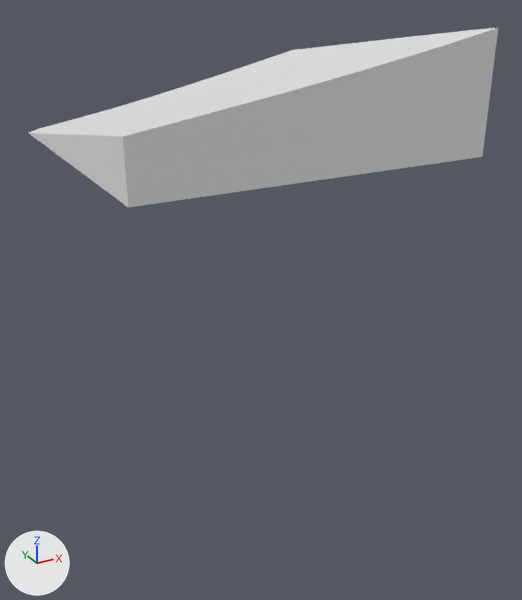
The glTF model assets/terrain/surface_pieces/surf_8_23.glb, before and after one commit.
The view is the same before and after, from a 50 mm camera at (-72.32, -17.1, -27.84) aimed at (-67.3, -7.97, -32.41). The axes (+X, +Y, +Z) are drawn at lower left. The lights are the same throughout. The picture after the commit comes second. Where no turn or scale is listed for an object, it has been applied to the vertices.

The scene before the commit, as lines of its bpy script (objects in view):
```python
me_geometry_0 = bpy.data.meshes.new('geometry_0')
me_geometry_0.from_pydata(...)  # 90 vertices, 176 faces; spans x -70.0..-65.0, y -10.0..-5.0, z -30.0..-28.36
ob_geometry_0 = bpy.data.objects.new('geometry_0', me_geometry_0)
ob_geometry_0.location = (0.0, 0.0, 0.0)
```
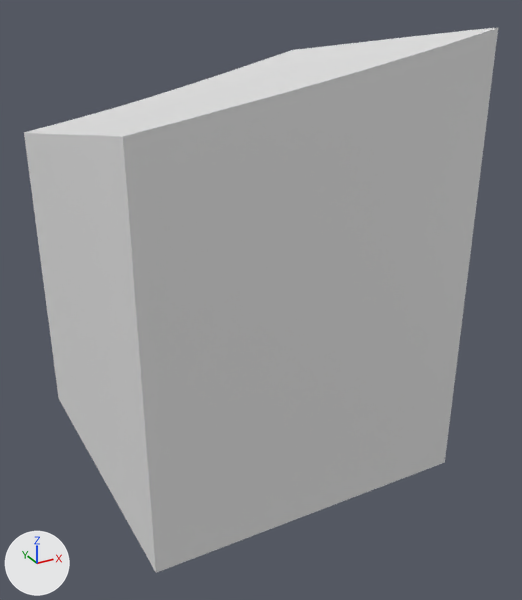
Pixel boxes (x1, y1, x2, y2) of what changed, in the pictures (522 x 600 px):
```json
{"object": "geometry_0", "change": "reshaped", "before": [29, 28, 498, 207], "after": [24, 28, 498, 573], "on screen": "203% taller"}
```

The change, as JSON lines over the scene's bpy script:
```json
{"block": "me_geometry_0", "where": "# used by ob_geometry_0; location = (0.0, 0.0, 0.0)"}
{"op": "remove", "block": "me_geometry_0", "code": "me_geometry_0.from_pydata(...)  # 90 vertices, 176 faces; spans x -70.0..-65.0, y -10.0..-5.0, z -30.0..-28.36"}
{"op": "add", "block": "me_geometry_0", "code": "me_geometry_0.from_pydata(...)  # 89 vertices, 174 faces; spans x -70.0..-65.0, y -10.0..-5.0, z -35.0..-28.36"}
{"block": "me_geometry_0", "change": "me_geometry_0 part 1"}
{"block": "me_geometry_0", "change": "6 vertices are removed from x -70.0..-65.0, y -10.0..-5.0, z -30.0"}
{"block": "me_geometry_0", "change": "63 faces are deleted"}
{"block": "me_geometry_0", "change": "1 vertex moves from x -70.0, y -5.29, z -30.0 to x -70.0, y -5.0, z -30.04"}
{"block": "me_geometry_0", "change": "5 vertices are added at (-70.0, -5.0, -35.0), (-70.0, -10.0, -35.0), (-69.99, -5.0, -30.04), (-65.0, -5.0, -35.0), (-65.0, -10.0, -35.0)"}
{"block": "me_geometry_0", "change": "61 new faces join them"}
```
